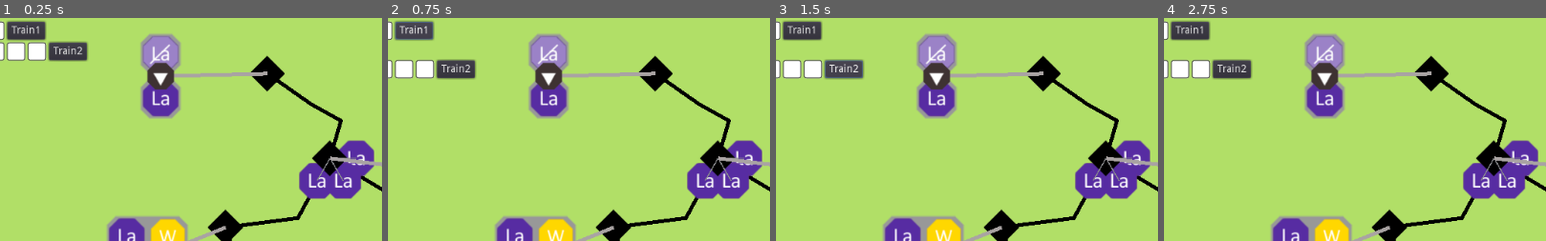
Above: before the commit, frames 1-4 (left to right).
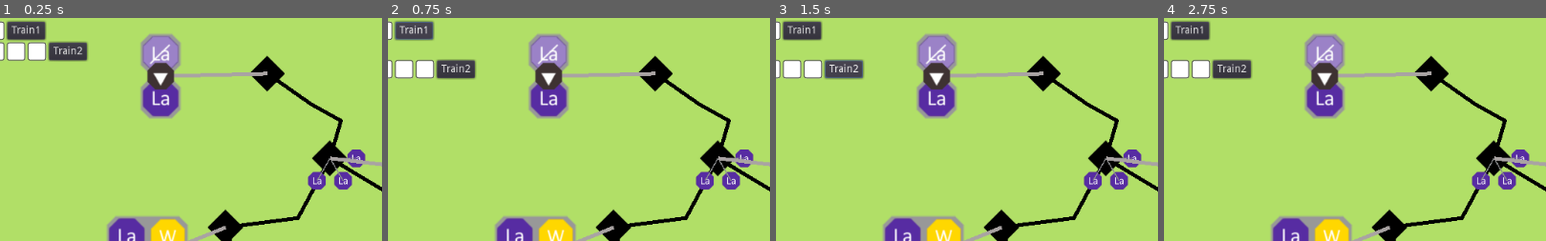
Above: after the commit, the same moments.

Repository: LeBoku/supply-chained
Game: Godot game, scene res://Game.tscn
The game is run twice, just before and just after one commit, with the same random seed, the same clock (stepped at 60 frames per second) and the same inputs.
Inputs (mouse positions are % of the whole screen's width and height, from its top left):
- Up to frame 1 (0.25 s): no input
- Up to frame 2 (0.75 s): click "Train1" at 0.5 s
- Up to frame 3 (1.5 s): click "Train2" at 1.25 s
- Up to frame 4 (2.75 s): click (85, 4) at 2 s
The pictures show only the part of the screen within x 8-58%, y 0-50%; the shares and areas given below are measured in that part.

The runs differ from the first frame. In frame 1, 2.6% of the frame differs, in the area x 78-98%, y 54-82%; in frame 2, 2.6%; in frame 3, 2.6%; in frame 4, 2.6%.

Commit message:
fixed cargo problems

Diff:
--- a/supply-chained/Production/Production.gd
+++ b/supply-chained/Production/Production.gd
@@ -5,6 +5,8 @@
 export var requires: PoolStringArray = ["labor"]
 export var produces: PoolStringArray = ["exhausted-labor"]
 export var time = 5
+
+onready var cargo_helper = $"/root/CargoHelper"
 
 var storage: StationStorage
 var is_producing = false
@@ -22,8 +24,6 @@
 
 func set_enabled(enabled):
 	pass
-#	$Highlighter.set_active(enabled)
-#	$Button.disabled = not enabled
 
 func _on_cargo_selected(cargo: String, pickup: bool = false):
 	$"/root/RouteBuilder".add_step(get_parent(), CargoExchange.new().initialize(cargo, pickup))
@@ -47,15 +47,15 @@
 	is_producing = true
 
 	for r in requires:
-		storage.remove(r)
+		storage.remove_type(r)
 
 	yield(get_tree().create_timer(time), "timeout")
 
-	for r in produces:
+	for p in produces:
 		while not storage.has_empty_space():
 			yield(storage, "changed")
 
-		storage.add(r)
+		storage.add(cargo_helper.create_cargo(p))
 
 	is_producing = false
 
--- a/supply-chained/cargo/CargoStorage.gd
+++ b/supply-chained/cargo/CargoStorage.gd
@@ -18,8 +18,14 @@
 	stored_cargo[get_empty_space()] = to_add
 	storage_updated()
 
-func remove(to_remove: Cargo):
-	stored_cargo[stored_cargo.find(to_remove)] = null
+func remove_cargo(to_remove: Cargo):
+	remove_index(stored_cargo.find(to_remove))
+
+func remove_type(type: String):
+	remove_index(find_unlocked(type))
+
+func remove_index(index: int):
+	stored_cargo[index] = null
 	storage_updated()
 
 func has(cargo_type: String):
@@ -49,7 +55,7 @@
 		if index != -1:
 			var c = stored_cargo[index] as Cargo
 			to.add(c)
-			self.remove(c)
+			remove_cargo(c)
 
 		return true
 
--- a/supply-chained/cargo/cargo/Cargo.tscn
+++ b/supply-chained/cargo/cargo/Cargo.tscn
@@ -4,7 +4,7 @@
 [ext_resource path="res://cargo/cargo/Cargo.gd" type="Script" id=2]
 
 [node name="Cargo" type="Node2D"]
-scale = Vector2( 0.2, 0.2 )
+scale = Vector2( 0.1, 0.1 )
 script = ExtResource( 2 )
 
 [node name="Icon" type="Sprite" parent="."]
--- a/supply-chained/carriers/Cargo.gd
+++ b/supply-chained/carriers/Cargo.gd
@@ -24,10 +24,8 @@
 func display():
 	for index in range(len(carrier.stored_cargo)):
 		var el = get_child(index)
-		var texture = null
-
-		if carrier.stored_cargo[index] != null:
-			texture = cargo_helper.get_icon(carrier.stored_cargo[index].type)
+		var cargo = carrier.stored_cargo[index]
+		var texture = cargo.texture if cargo != null else null
 
 		el.get_node("Payload").texture = texture
 
--- a/supply-chained/station/StationStorage.gd
+++ b/supply-chained/station/StationStorage.gd
@@ -12,10 +12,7 @@
 	display_cargo()
 
 func display_cargo():
-	print()
-	print(get_child_count())
 	for i in range(len(stored_cargo)):
-		print(i)
 		var space = get_child(i)
 		var spot = space.get_node("CargoSpot") as Position2D
 		var c = stored_cargo[i] as Cargo
